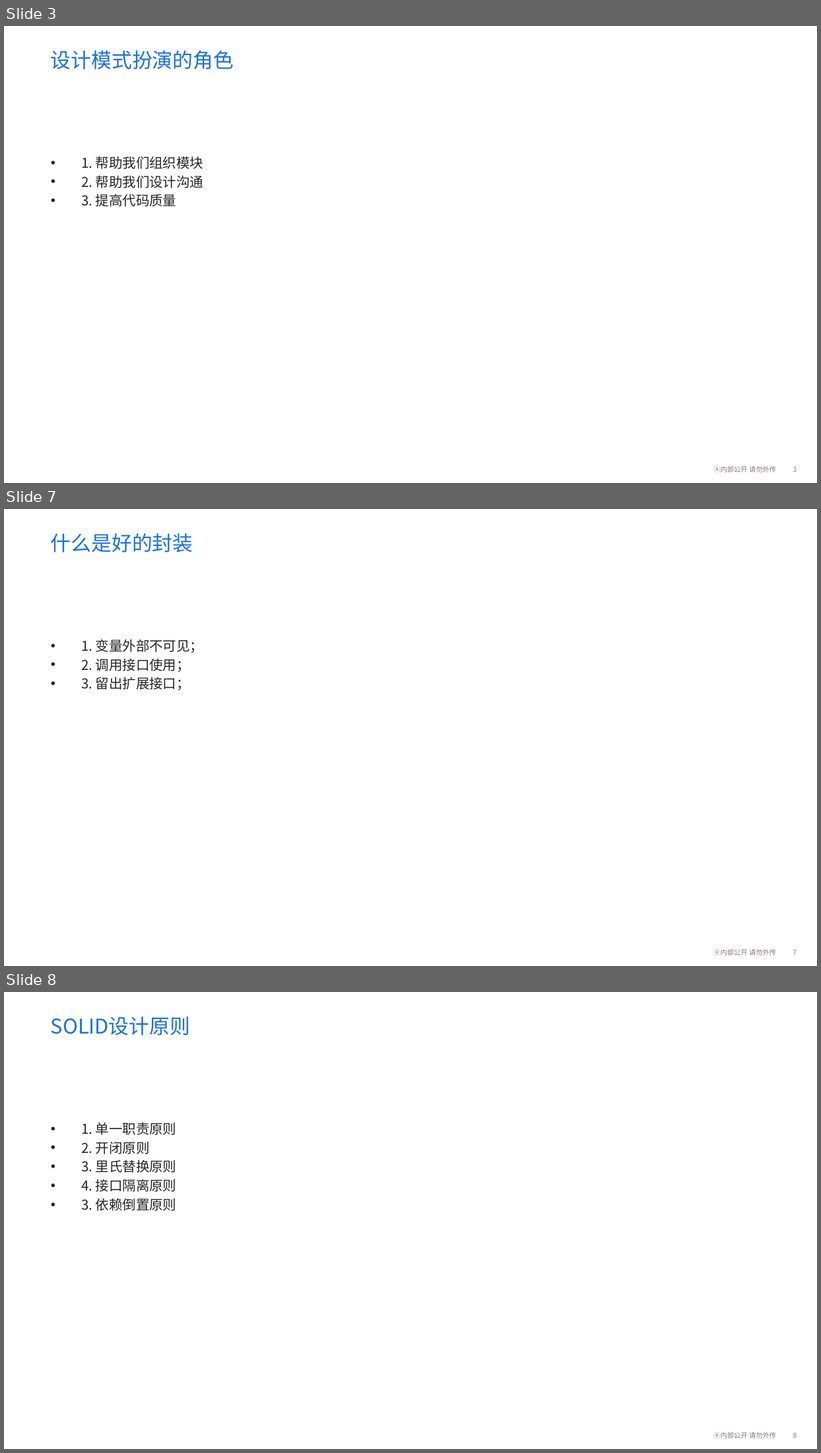
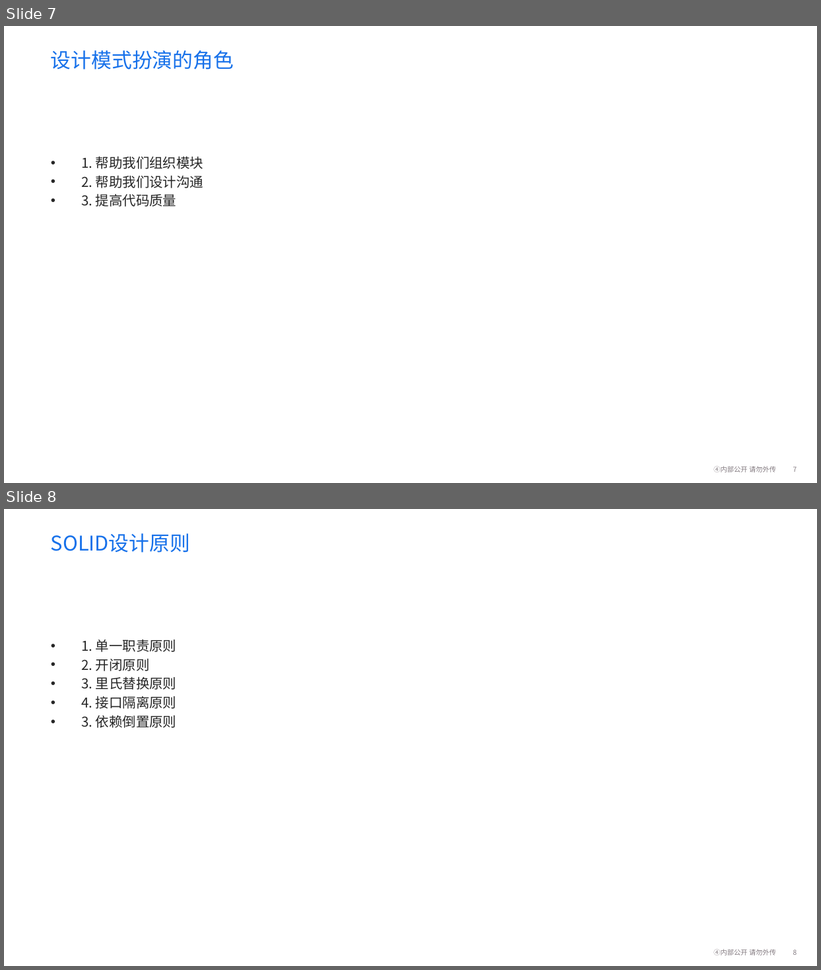
Before and after one commit to fionaVg1/wangyiyunketang, a slide deck: 分享/设计模式/前端之设计模式.pptx. Shown one above the other, each under a label of ours: slides 3, 7 and 8 before the commit, slides 7 and 8 after it; the slides between them are not shown. The pictures are 821x1453 and 821x970 pixels, drawn with LibreOffice and Linux fonts; fonts in the diff are those of the drawing; background and template pictures are left out. Boxes give left, top, right and bottom in pixels: in the first picture for what was removed or moved away, otherwise in the second. Text is boxed around its words. In the diff, an @@ line names an element or a change of style, - is before the commit and + after.

```diff
--- a/分享/设计模式/前端之设计模式.pptx
+++ b/分享/设计模式/前端之设计模式.pptx
@@ slide 7 removed at bbox=[4, 509, 817, 966], background #FFFFFF; not listed: 2 template elements that a slide beside it also shows @@
@@ title removed at bbox=[51, 533, 193, 553] @@
-什么是好的封装
@@ text removed at bbox=[81, 639, 204, 691] @@
-• 1. 变量外部不可见；
-• 2. 调用接口使用；
-• 3. 留出扩展接口；
@@ what was slide 3 is now slide 7 @@
@@ page number at bbox=[793, 467, 797, 472]: text changed @@
-3
+7
```
Also in this commit, not shown: 6 slides changed, 6 slides added, 1 other slide removed, 11 other files.
